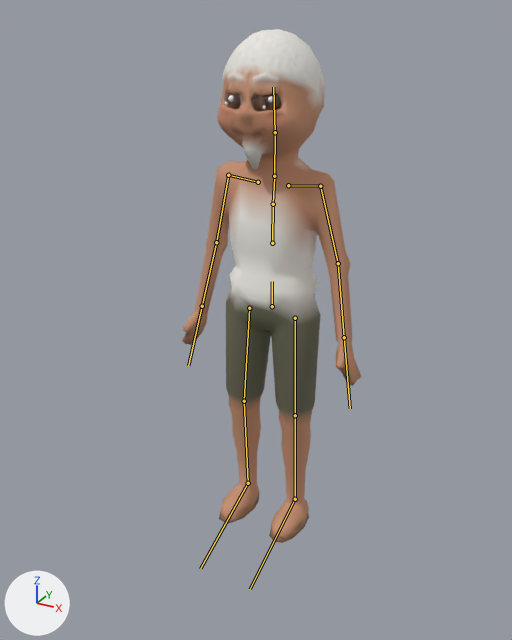
An edit to the glTF model assets/models/nguoi/ongbay.glb, drawn before and after from the same camera.
The view is the same before and after, from a 50 mm lens placed at (0.931, -1.796, 1.619), pointed at (0.023, -0.144, 0.793). Arrows for +X, +Y and +Z are at lower left; the lights stay in place. The picture after the commit comes second. The bones that bend it are drawn over the model as lines.

Names of what the first picture shows: 'Nguoi_ongbay'.
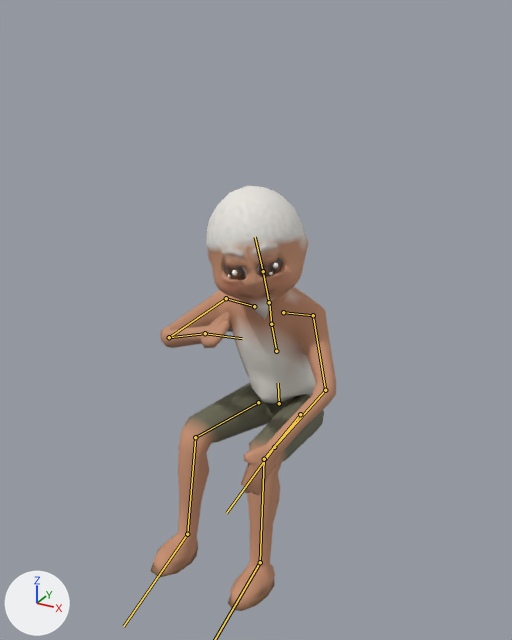
The newer file adds an action. The first version stands in its rest pose; the second is drawn at frame 8 of the action 'vuot_rau'.

Location of each change, (x1, y1, x2, y2) in pixels of the pictures (512 x 640 px):
'Nguoi_ongbay', posed (17% shorter): before (182, 29, 362, 543); after (151, 186, 336, 611)
bone 'hips', root to tip: before (272, 306) to (272, 281); after (279, 403) to (278, 383)
bone 'spine', root to tip: before (272, 243) to (273, 204); after (276, 351) to (271, 324)
bone 'chest', root to tip: before (273, 204) to (274, 177); after (271, 324) to (269, 303)
bone 'upperarm.L', root to tip: before (320, 186) to (338, 263); after (313, 315) to (325, 390)
bone 'forearm.L', root to tip: before (338, 263) to (344, 337); after (325, 390) to (274, 447)
bone 'hand.L', root to tip: before (344, 337) to (350, 408); after (274, 447) to (226, 513)
bone 'upperarm.R', root to tip: before (228, 175) to (216, 242); after (226, 298) to (169, 337)
bone 'forearm.R', root to tip: before (216, 242) to (202, 306); after (169, 337) to (205, 333)
bone 'hand.R', root to tip: before (202, 306) to (188, 365); after (205, 333) to (242, 338)
bone 'neck', root to tip: before (274, 176) to (275, 132); after (269, 302) to (263, 271)
bone 'head', root to tip: before (275, 132) to (273, 87); after (263, 271) to (255, 237)
bone 'thigh.L', root to tip: before (295, 318) to (295, 415); after (300, 414) to (264, 459)
bone 'shin.L', root to tip: before (295, 415) to (295, 499); after (264, 459) to (260, 562)
bone 'thigh.R', root to tip: before (249, 308) to (244, 401); after (258, 402) to (195, 437)
bone 'shin.R', root to tip: before (244, 401) to (248, 483); after (195, 437) to (187, 534)
bone 'foot.R', root to tip: before (248, 483) to (200, 568); after (187, 534) to (123, 626)

The edits, one by one:
Bone 'hips' (bone_hips) moves from (0.0, 0.0, 0.0) to (0.0, -0.373, -0.059).
Bone 'hips' (bone_hips) turns from (0, 0, 0) to (6, 0, 0) degrees about its own x, y and z.
Bone 'spine' (bone_spine) turns from (0, 0, 0) to (13, 0, 0) degrees about its own x, y and z.
Bone 'chest' (bone_chest) turns from (0, 0, 0) to (-1, 1, 0) degrees about its own x, y and z.
Bone 'upperarm.L' (bone_upperarm_l) turns from (0, 0, 0) to (-52, -8, -16) degrees about its own x, y and z.
Bone 'forearm.L' (bone_forearm_l) turns from (0, 0, 0) to (-24, 6, 30) degrees about its own x, y and z.
Bone 'hand.L' (bone_hand_l) turns from (0, 0, 0) to (8, 0, 0) degrees about its own x, y and z.
Bone 'upperarm.R' (bone_upperarm_r) turns from (0, 0, 0) to (-80, 19, 22) degrees about its own x, y and z.
Bone 'forearm.R' (bone_forearm_r) turns from (0, 0, 0) to (-74, -20, -23) degrees about its own x, y and z.
Bone 'hand.R' (bone_hand_r) turns from (0, 0, 0) to (8, 0, 0) degrees about its own x, y and z.
Bone 'neck' (bone_neck) turns from (0, 0, 0) to (2, 3, 0) degrees about its own x, y and z.
Bone 'head' (bone_head) turns from (0, 0, 0) to (-7, 19, -1) degrees about its own x, y and z.
Bone 'thigh.L' (bone_thigh_l) turns from (0, 0, 0) to (-99, -9, -7) degrees about its own x, y and z.
Bone 'shin.L' (bone_shin_l) turns from (0, 0, 0) to (81, -8, 9) degrees about its own x, y and z.
Bone 'foot.L' (bone_foot_l) turns from (0, 0, 0) to (-3, 0, 3) degrees about its own x, y and z.
Bone 'thigh.R' (bone_thigh_r) turns from (0, 0, 0) to (-99, 9, 7) degrees about its own x, y and z.
Bone 'shin.R' (bone_shin_r) turns from (0, 0, 0) to (81, 8, -9) degrees about its own x, y and z.
Bone 'foot.R' (bone_foot_r) turns from (0, 0, 0) to (-3, 0, -3) degrees about its own x, y and z.
